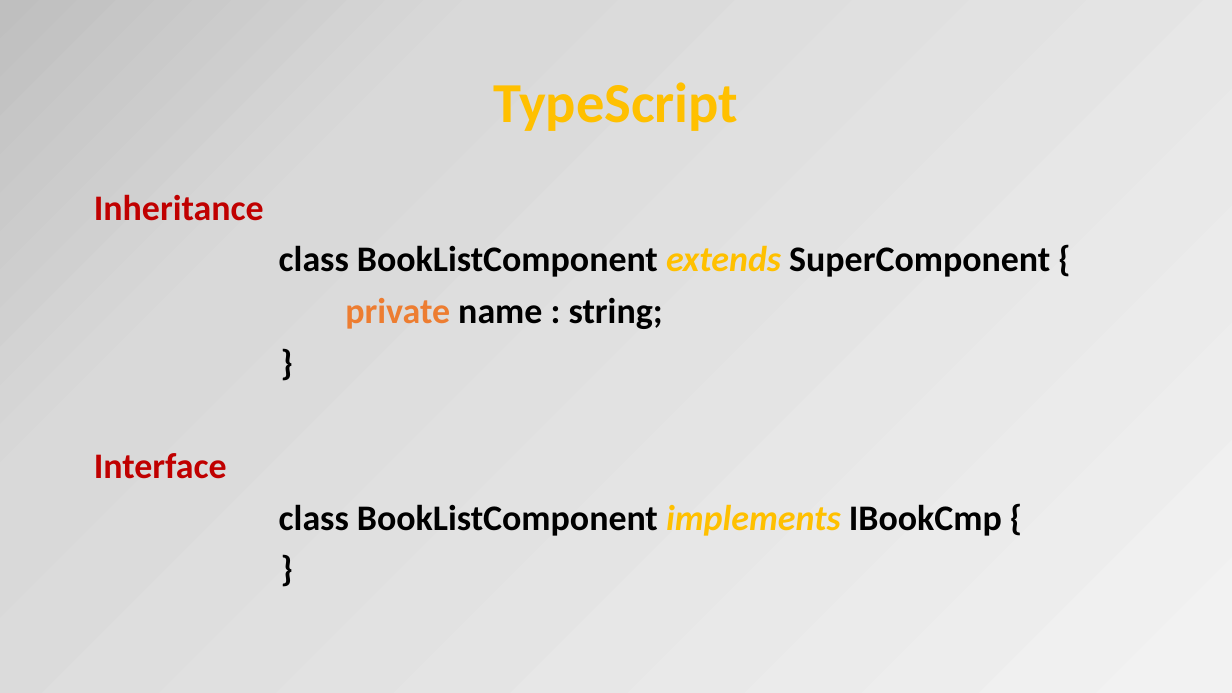
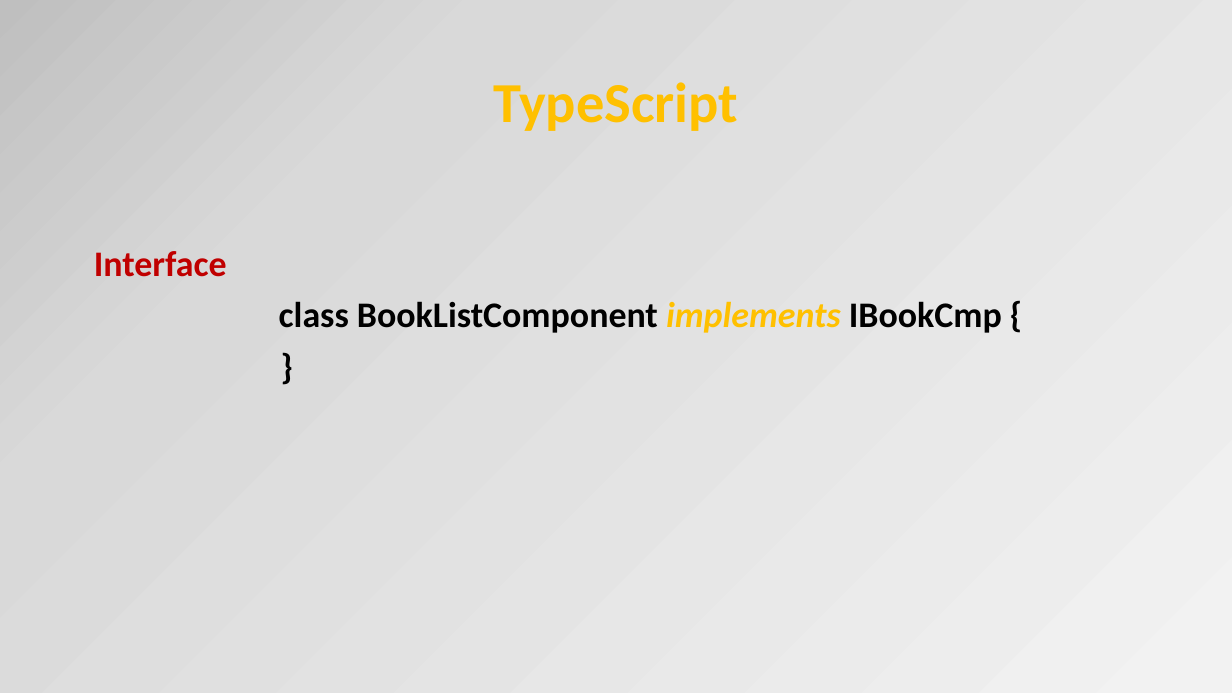
Before and after one commit to OrdinaNederland/hackjam-angular, a slide deck: slide 7 of Angular2.pptx. Drawn at 1232x693 pixels with LibreOffice and Linux fonts; fonts in the diff are those of the drawing. Boxes give left, top, right and bottom in pixels: in the first picture for what was removed or moved away, otherwise in the second. Text is boxed around its words. In the diff, an @@ line names an element or a change of style, - is before the commit and + after.

```diff
--- a/Angular2.pptx
+++ b/Angular2.pptx
@@ text at [94,194,1050,329]: paragraphs removed @@
-Inheritance
-class BookListComponent extends SuperComponent {
-private name : string;
-}
```
Also in this commit, not shown: 12 other slides changed, 13 slides added, 1 slide removed, 1 other file.
